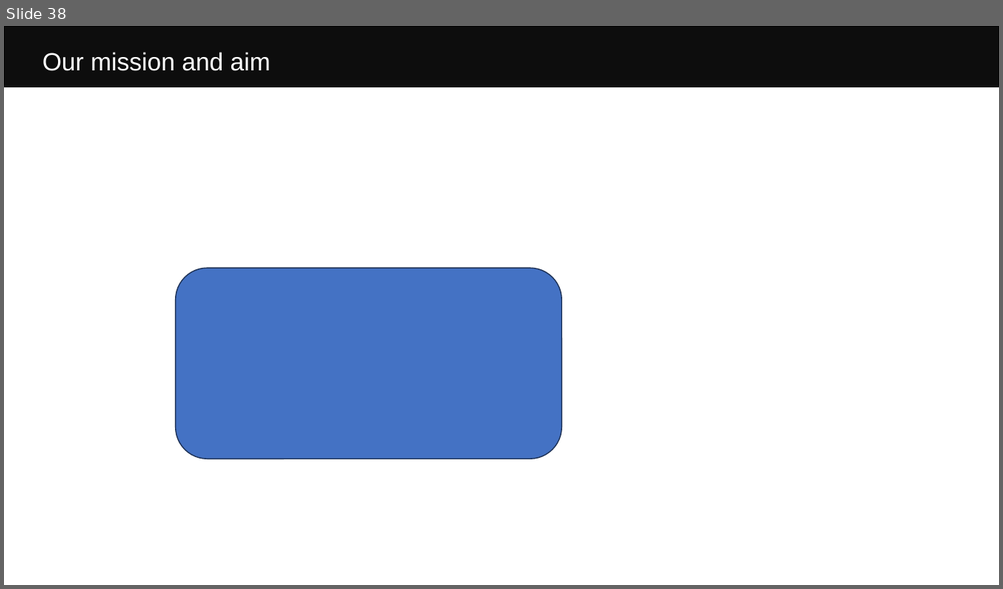
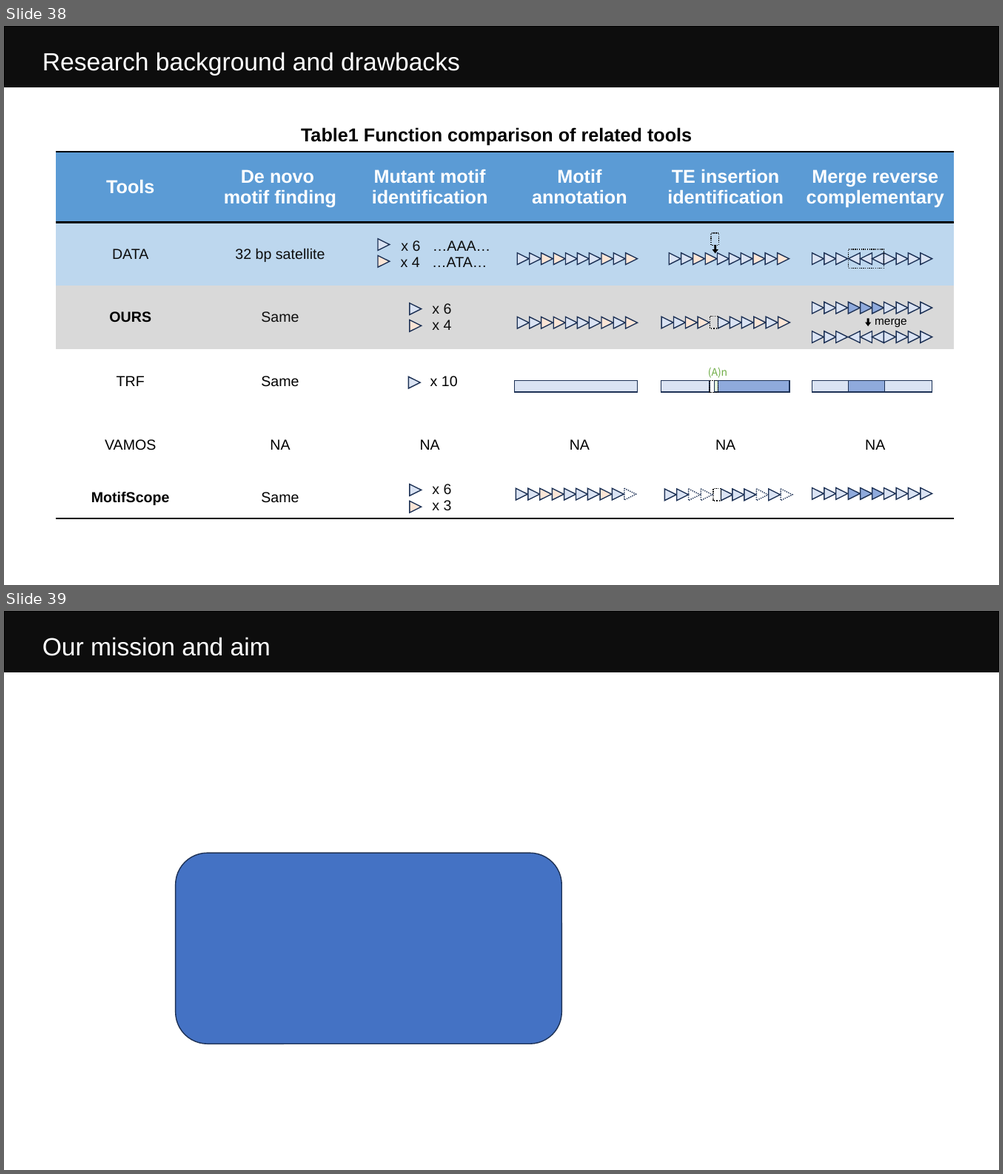
Before and after one commit to Eric-Y-S/TRkScan, a slide deck: WorkReport.pptx. Shown one above the other, each under a label of ours: slide 38 before the commit, slides 38 and 39 after it. The pictures are 1003x589 and 1003x1174 pixels, drawn with LibreOffice and Linux fonts; fonts in the diff are those of the drawing. Boxes give left, top, right and bottom in pixels: in the first picture for what was removed or moved away, otherwise in the second. Text is boxed around its words. In the diff, an @@ line names an element or a change of style, - is before the commit and + after.

```diff
--- a/WorkReport.pptx
+++ b/WorkReport.pptx
@@ slide 38 added at box(4, 26, 999, 585), background #FFFFFF; not listed: 1 template element that a slide beside it also shows @@
@@ text added at box(42, 52, 460, 76), 24 pt, text #FFFFFF @@
+Research background and drawbacks
@@ text added at box(301, 127, 691, 146), 18 pt, text #000000, bold @@
+Table1 Function comparison of related tools
@@ table added at box(56, 152, 955, 519), 6 rows, 6 columns @@
+Tools | De novo / motif finding | Mutant motif identification | Motif annotation | TE insertion / identification | Merge reverse complementary
+DATA | 32 bp satellite | x 6 …AAA… / x 4 …ATA… |  |  | 
+OURS | Same | x 6 / x 4 |  |  | 
+TRF | Same | x 10 |  |  | 
+VAMOS | NA | NA | NA | NA | NA
+MotifScope | Same | x 6 / x 3 |  |  | 
@@ triangle added at box(378, 238, 390, 250), fill #DAE3F3, outline #1E3256 1 pt @@
@@ rectangle added at box(711, 233, 719, 245), outline #0D0D0D 1 pt dashed @@
@@ down arrow added at box(713, 246, 717, 253), fill #000000, outline #000000 1 pt @@
@@ triangle added at box(378, 256, 390, 268), fill #FBE5D6, outline #1E3256 1 pt @@
@@ group added at box(518, 253, 637, 265): 10 triangles @@
@@ group added at box(669, 253, 789, 265): 10 triangles @@
@@ rectangle added at box(848, 249, 883, 269), outline #0D0D0D 1 pt dashed @@
@@ group added at box(812, 253, 932, 265): 10 triangles @@
@@ triangle added at box(409, 304, 421, 315), fill #DAE3F3, outline #1E3256 1 pt @@
@@ group added at box(812, 302, 932, 314): 10 triangles @@
@@ triangle added at box(409, 320, 421, 332), fill #FBE5D6, outline #1E3256 1 pt @@
@@ group added at box(518, 317, 637, 329): 10 triangles @@
@@ group added at box(661, 316, 790, 329): 10 triangles, 1 rectangle @@
@@ down arrow added at box(866, 319, 870, 326), fill #000000, outline #000000 1 pt @@
@@ text added at box(874, 318, 907, 327), 11 pt, text #000000 @@
+merge
@@ group added at box(812, 331, 932, 343): 10 triangles @@
@@ triangle added at box(408, 378, 421, 389), fill #DAE3F3, outline #1E3256 1 pt @@
@@ text added at box(708, 367, 727, 378), 10 pt, text #70AD47 @@
+(A)n
@@ rectangle added at box(515, 381, 637, 393), fill #DAE3F3, outline #1E3256 1 pt @@
@@ group added at box(661, 381, 790, 393): 4 rectangles @@
@@ rectangle added at box(812, 381, 848, 393), fill #DAE3F3, outline #1E3256 1 pt @@
@@ rectangle added at box(848, 381, 885, 393), fill #8FAADC, outline #1E3256 1 pt @@
@@ rectangle added at box(885, 381, 932, 393), fill #DAE3F3, outline #1E3256 1 pt @@
@@ triangle added at box(409, 485, 421, 497), fill #DAE3F3, outline #1E3256 1 pt @@
@@ group added at box(516, 488, 636, 500): 10 triangles @@
@@ group added at box(664, 489, 793, 501): 10 triangles, 1 rectangle @@
@@ group added at box(812, 488, 932, 500): 10 triangles @@
@@ triangle added at box(409, 501, 421, 513), fill #FBE5D6, outline #1E3256 1 pt @@
@@ what was slide 38 is now slide 39 @@
```
Also in this commit, not shown: 1 slide changed, 17 other files.
